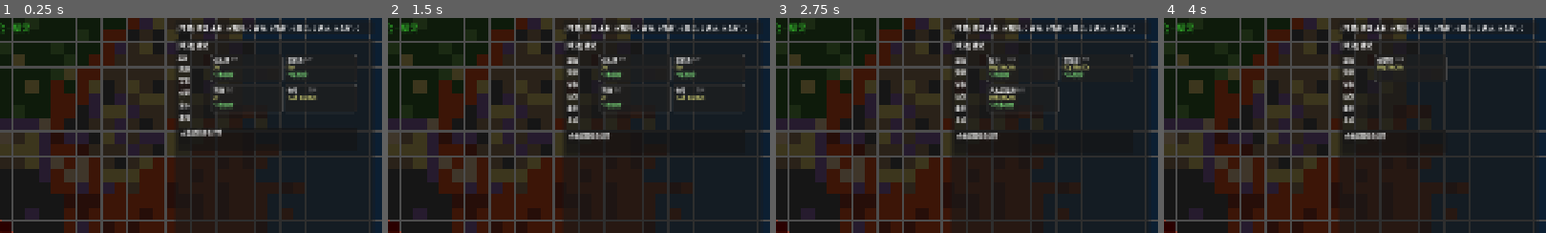
Above: before the commit, frames 1-4 (left to right).
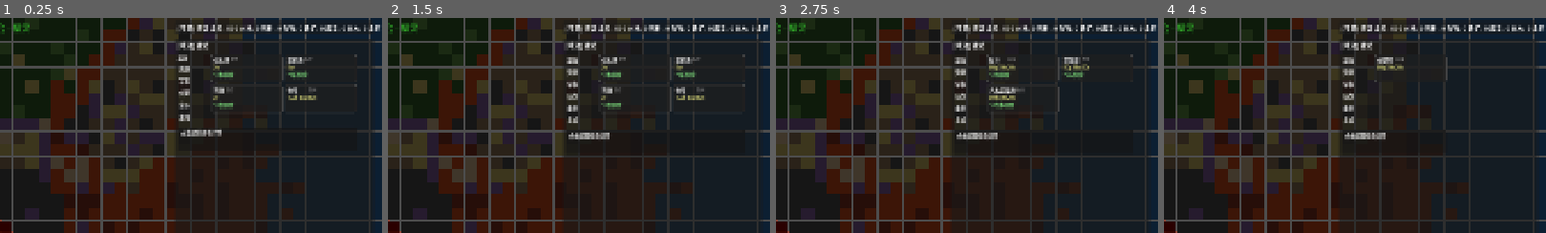
Above: after the commit, the same moments.

Repository: yushuis404-byte/three-against-one
Game: Godot game, scene res://scenes/main.tscn
Two runs of this game, one before a commit and one after it. Both use one fixed random seed, a clock stepped at 60 frames per second and the inputs below.
Inputs:
- Up to frame 1 (0.25 s): no input
- Up to frame 2 (1.5 s): click "金币" at 0.5 s; click "基础" at 1.25 s
- Up to frame 3 (2.75 s): click "资源" at 2 s
- Up to frame 4 (4 s): click "军事" at 2.75 s; click "侦察" at 3.5 s
The pictures show only the part of the screen within x 50-100%, y 0-50%; the shares and areas given below are measured in that part.

The runs differ from the first frame. In frame 1, 0.9% of the frame differs, in the area x 55-100%, y 3-7%; in frame 2, 0.9%; in frame 3, 0.9%; in frame 4, 0.9%.

Commit message:
策划更新

Diff:
--- a/scenes/main.tscn
+++ b/scenes/main.tscn
@@ -81,6 +81,10 @@
 theme_override_font_sizes/font_size = 16
 text = "[精灵] 资源"
 
+[node name="LabelGold" type="Label" parent="UI/ResourcePanel/HBox"]
+layout_mode = 2
+text = "金币: 0"
+
 [node name="LabelWood" type="Label" parent="UI/ResourcePanel/HBox" unique_id=1645510749]
 layout_mode = 2
 text = "木材: 0"
--- a/scripts/building_manager_2d.gd
+++ b/scripts/building_manager_2d.gd
@@ -21,7 +21,16 @@
 
 var _just_garrisoned: Dictionary = {}  # building_id → true, 本帧刚驻兵
 
+# 放置模式
+var _placement_active := false
+var _placement_data: BuildingData = null
+var _placement_faction := -1
+var _placement_hover_pos: Vector2i = Vector2i(-1, -1)
+var _placement_valid := false
+var _resource_tracker: Node = null
+
 signal building_hovered(text: String)
+signal placement_canceled()
 
 const FACTION_COLORS := [
 	Color(0.18, 0.60, 0.15),   # 0 精灵绿
@@ -63,6 +72,10 @@
 	if tm:
 		tm.player_turn_started.connect(_on_player_turn_started)
 		tm.round_ended.connect(_on_round_ended)
+
+
+func set_resource_tracker(rt: Node) -> void:
+	_resource_tracker = rt
 
 
 func _on_player_turn_started(player: int) -> void:
@@ -282,9 +295,15 @@
 # ========== 绘制 ==========
 
 func _draw() -> void:
-	if _buildings.is_empty():
-		return
-
+	if not _buildings.is_empty():
+		_draw_buildings()
+
+	# 放置模式幽灵预览
+	if _placement_active and _placement_data and _in_bounds(_placement_hover_pos.x, _placement_hover_pos.y):
+		_draw_placement_ghost()
+
+
+func _draw_buildings() -> void:
 	for b in _buildings:
 		var data: BuildingData = b["data"]
 		var faction: int = b["faction"]
@@ -385,6 +404,23 @@
 				draw_string(font, plus_pos, plus_label, HORIZONTAL_ALIGNMENT_LEFT, -1, 8, Color.WHITE)
 
 
+func _draw_placement_ghost() -> void:
+	if not _placement_data:
+		return
+	var fp: Vector2i = _placement_data.footprint
+	var world_origin := _grid_to_world(_placement_hover_pos.x, _placement_hover_pos.y)
+	var top_left := Vector2(world_origin.x - tile_size * 0.5, world_origin.y - tile_size * 0.5)
+	var w := fp.x * tile_size
+	var h := fp.y * tile_size
+	var color: Color
+	if _placement_valid:
+		color = Color(0.3, 1.0, 0.3, 0.4)
+	else:
+		color = Color(1.0, 0.3, 0.3, 0.4)
+	draw_rect(Rect2(top_left.x, top_left.y, w, h), color, true)
+	draw_rect(Rect2(top_left.x, top_left.y, w, h), Color.WHITE, false, 1.5)
+
+
 # ========== 回合产出 ==========
 
 func _on_round_ended(round_number: int) -> void:
@@ -452,6 +488,11 @@
 # ========== 交互 ==========
 
 func _unhandled_input(event: InputEvent) -> void:
+	# 放置模式优先处理
+	if _placement_active:
+		_handle_placement_input(event)
+		return
+
 	if event is InputEventMouseButton and event.pressed and event.button_index == MOUSE_BUTTON_LEFT:
 		var cursor := get_global_mouse_position()
 		var gpos := _world_to_grid(cursor)
@@ -500,6 +541,26 @@
 			building_hovered.emit(hover_text)
 
 
+func _handle_placement_input(event: InputEvent) -> void:
+	## 放置模式下处理鼠标移动（预览）+ 左键（建造）+ 右键（取消）
+	if event is InputEventMouseMotion:
+		var cursor := get_global_mouse_position()
+		var gpos := _world_to_grid(cursor)
+		_placement_hover_pos = gpos
+		_placement_valid = _check_placement_valid(gpos)
+		queue_redraw()
+		return
+
+	if event is InputEventMouseButton and event.pressed:
+		if event.button_index == MOUSE_BUTTON_LEFT:
+			if _placement_valid:
+				_do_placement(_placement_hover_pos)
+			else:
+				queue_redraw()
+		elif event.button_index == MOUSE_BUTTON_RIGHT:
+			cancel_placement()
+
+
 func _select_building(bid: int) -> void:
 	_selected_id = bid
 	queue_redraw()
@@ -508,6 +569,88 @@
 func _clear_selection() -> void:
 	_selected_id = -1
 	queue_redraw()
+
+
+# ========== 放置模式 ==========
+
+func start_placement(data: BuildingData, faction: int) -> void:
+	## 点击建筑卡片后进入放置模式
+	_placement_active = true
+	_placement_data = data
+	_placement_faction = faction
+	_placement_hover_pos = Vector2i(-1, -1)
+	_placement_valid = false
+	queue_redraw()
+
+
+func cancel_placement() -> void:
+	## 取消放置模式
+	_placement_active = false
+	_placement_data = null
+	_placement_faction = -1
+	_placement_hover_pos = Vector2i(-1, -1)
+	_placement_valid = false
+	placement_canceled.emit()
+	queue_redraw()
+
+
+func _check_placement_valid(pos: Vector2i) -> bool:
+	## 实时校验是否可在此处建造
+	if not _placement_data or not _in_bounds(pos.x, pos.y):
+		return false
+
+	var data: BuildingData = _placement_data
+	var faction: int = _placement_faction
+
+	# 资源检查
+	if _resource_tracker:
+		if _resource_tracker.get_resource(faction, "gold") < data.cost_gold:
+			return false
+		if _resource_tracker.get_resource(faction, "wood") < data.cost_wood:
+			return false
+		if _resource_tracker.get_resource(faction, "stone") < data.cost_stone:
+			return false
+		if _resource_tracker.get_resource(faction, "iron") < data.cost_iron:
+			return false
+		if _resource_tracker.get_resource(faction, "food") < data.cost_food:
+			return false
+
+	# AP 检查
+	if _turn_manager:
+		var ap: int = _turn_manager.get_ap(_turn_manager.current_player)
+		if ap < 2:
+			return false
+
+	# 领土/地形/占用/上限检查
+	return _can_place(data, faction, pos)
+
+
+func _do_placement(pos: Vector2i) -> void:
+	## 执行建造：扣资源 → 扣 AP → 放置建筑
+	if not _placement_data:
+		return
+
+	var data: BuildingData = _placement_data
+	var faction: int = _placement_faction
+
+	# 扣资源
+	if _resource_tracker:
+		_resource_tracker.spend_resource(faction, "gold", data.cost_gold)
+		_resource_tracker.spend_resource(faction, "wood", data.cost_wood)
+		_resource_tracker.spend_resource(faction, "stone", data.cost_stone)
+		_resource_tracker.spend_resource(faction, "iron", data.cost_iron)
+		_resource_tracker.spend_resource(faction, "food", data.cost_food)
+
+	# 扣 AP
+	if _turn_manager:
+		_turn_manager.spend_ap(faction, 2)
+
+	# 放置建筑
+	var placed: bool = place_building(data, faction, pos)
+	if placed:
+		print("[建造] 阵营 %d 在 %s 建造 %s" % [faction, str(pos), data.name])
+
+	cancel_placement()
 
 
 # ========== 坐标工具 ==========
@@ -522,3 +665,7 @@
 	var gx := int(roundf((world_pos.x - offset.x) / tile_size))
 	var gy := int(roundf((world_pos.y - offset.y) / tile_size))
 	return Vector2i(gx, gy)
+
+
+func _in_bounds(gx: int, gy: int) -> bool:
+	return gx >= 0 and gx < grid_cols and gy >= 0 and gy < grid_rows
--- a/scripts/main.gd
+++ b/scripts/main.gd
@@ -52,6 +52,7 @@
 	resource_manager.set_turn_manager(turn_manager)
 	building_manager.set_turn_manager(turn_manager)
 	building_manager.building_hovered.connect(_on_resource_hovered)
+	building_manager.set_resource_tracker(resource_tracker)
 	_place_initial_buildings()
 	building_manager.reveal_all_town_hall_vision()
 
@@ -74,6 +75,7 @@
 	building_ui.set_turn_manager(turn_manager)
 	building_ui.set_building_manager(building_manager)
 	building_ui.set_resource_tracker(resource_tracker)
+	building_ui.building_selected.connect(_on_building_selected)
 	building_ui.refresh(turn_manager.current_player)
 
 	# 单位信息面板初始化
@@ -81,6 +83,10 @@
 
 	# 所有信号就绪后启动第一回合
 	turn_manager.start_game()
+
+
+func _on_building_selected(data: BuildingData) -> void:
+	building_manager.start_placement(data, turn_manager.current_player)
 
 
 func _on_fog_updated(player: int) -> void:
@@ -177,7 +183,7 @@
 	var panel: Panel = resource_panel
 	if not panel:
 		return
-	var key_map := {"Wood": "wood", "Stone": "stone", "Food": "food", "Iron": "iron", "MagicDust": "magic_dust", "AncientWood": "ancient_wood", "GoldOre": "gold_ore"}
+	var key_map := {"Gold": "gold", "Wood": "wood", "Stone": "stone", "Food": "food", "Iron": "iron", "MagicDust": "magic_dust", "AncientWood": "ancient_wood", "GoldOre": "gold_ore"}
 	for node_name in key_map:
 		var label: Label = panel.get_node("HBox/Label" + node_name)
 		if label:
--- a/scripts/resource_tracker.gd
+++ b/scripts/resource_tracker.gd
@@ -14,8 +14,9 @@
 
 signal resources_updated(player: int)
 
-const RESOURCE_KEYS := ["wood", "stone", "food", "iron", "magic_dust", "ancient_wood", "gold_ore"]
+const RESOURCE_KEYS := ["wood", "stone", "food", "iron", "magic_dust", "gold", "ancient_wood", "gold_ore"]
 const RESOURCE_NAMES := {
+	"gold": "金币",
 	"wood": "木材",
 	"stone": "石料",
 	"food": "食物",
@@ -35,6 +36,7 @@
 		var d: Dictionary = {}
 		for key in RESOURCE_KEYS:
 			d[key] = 0
+		d["gold"] = 500  # 初始金币
 		_resources[p] = d
 
 
@@ -65,6 +67,17 @@
 
 func get_resource(player: int, key: String) -> int:
 	return _resources[player].get(key, 0)
+
+
+func spend_resource(player: int, key: String, amount: int) -> bool:
+	## 扣减资源，返回是否成功（余额不足返回 false）
+	if not _resources[player].has(key):
+		return false
+	if _resources[player][key] < amount:
+		return false
+	_resources[player][key] -= amount
+	resources_updated.emit(player)
+	return true
 
 
 func get_all(player: int) -> Dictionary:
Not shown, changed: CLAUDE.md
Not shown, changed: 地图模块_游戏策划_v12.md
Not shown, changed: 游戏策划_v12.md
